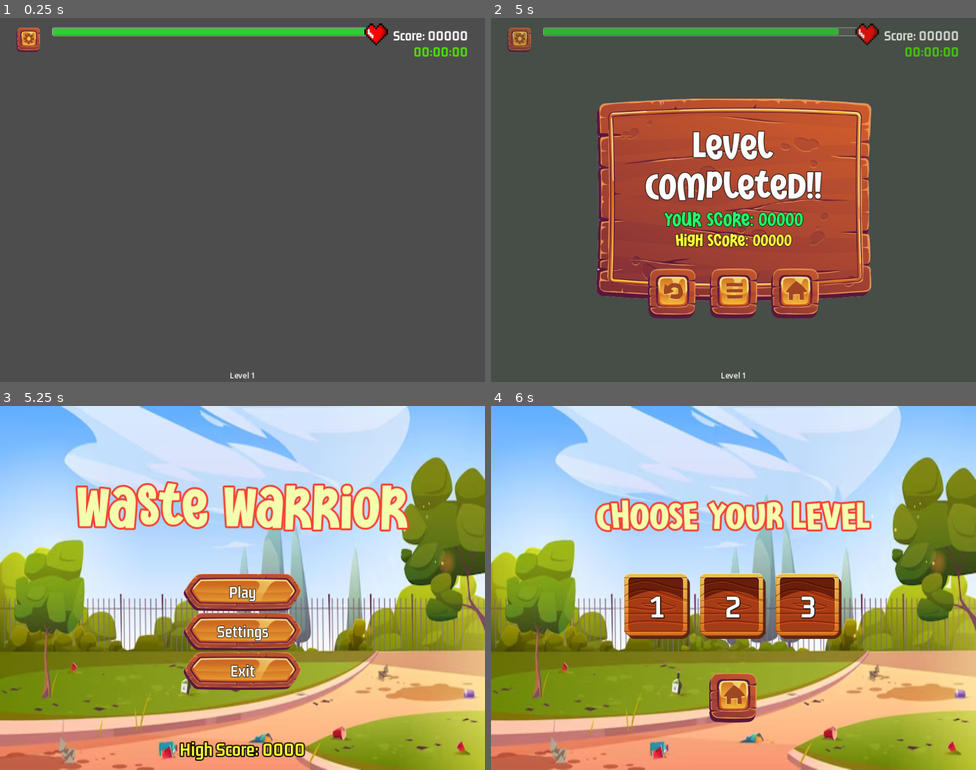
Above: before the commit, frames 1-4 (two rows, left to right).
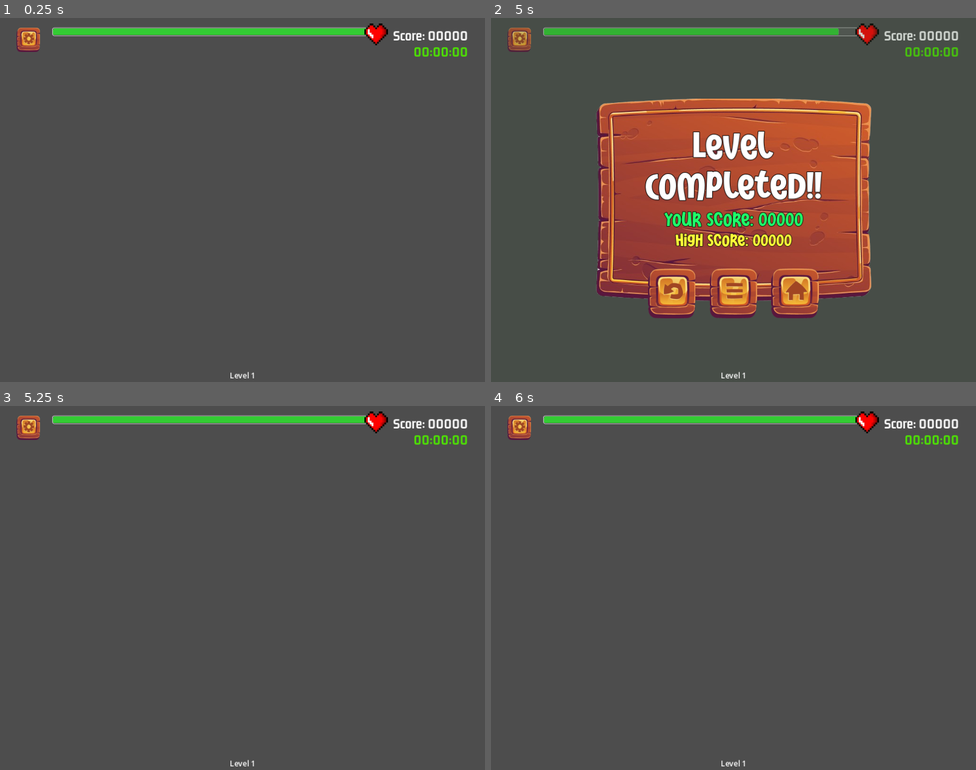
Above: after the commit, the same moments.

Repository: duynguyen-workspace/cosc2634-asm3-team6
Game: Godot game, scene res://models/level_base/levels/level_1.tscn
The game is run twice, just before and just after one commit, with the same random seed, the same clock (stepped at 60 frames per second) and the same inputs. The project has no main scene, so this scene is started directly.
Inputs (mouse positions are in pixels of both pictures, inside the frame that each line leads up to):
- Up to frame 1 (0.25 s): no input
- Up to frame 2 (5 s): click (520, 39) at 0.5 s; click (520, 39) at 1.25 s; click (520, 39) at 2 s; tap Enter at 2.75, 4.25 s; move the mouse to (840, 181) at 2.77 s; tap G (game_over) at 2.85 s; click (840, 181) at 2.92 s; tap Space at 3.5 s; move the mouse to (636, 218) at 3.52 s; tap H (hit) at 3.6 s; click (636, 218) at 3.67 s; move the mouse to (782, 119) at 4.27 s; tap L (level_completed) at 4.35 s; click (782, 119) at 4.42 s
- Up to frame 3 (5.25 s): click (179, 682) at 5 s
- Up to frame 4 (6 s): click (733, 591) at 5.75 s, where only the run before the commit has a clickable "Play"

Frames 1-2 are identical in both runs. In frame 3, 100% of the frame differs, in the area x 0-100%, y 0-100%; in frame 4, 100%.

Commit message:
fix try again button

Diff:
--- a/views/hud/hud.gd
+++ b/views/hud/hud.gd
@@ -45,7 +45,7 @@
 
 
 func _on_try_again_button_pressed():
-	GameManager.load_main_scene()
+	get_tree().reload_current_scene()
 
 
 func _on_level_selection_button_pressed():
Not shown: 1 places in views/hud/hud.tscn that only renumber resources
